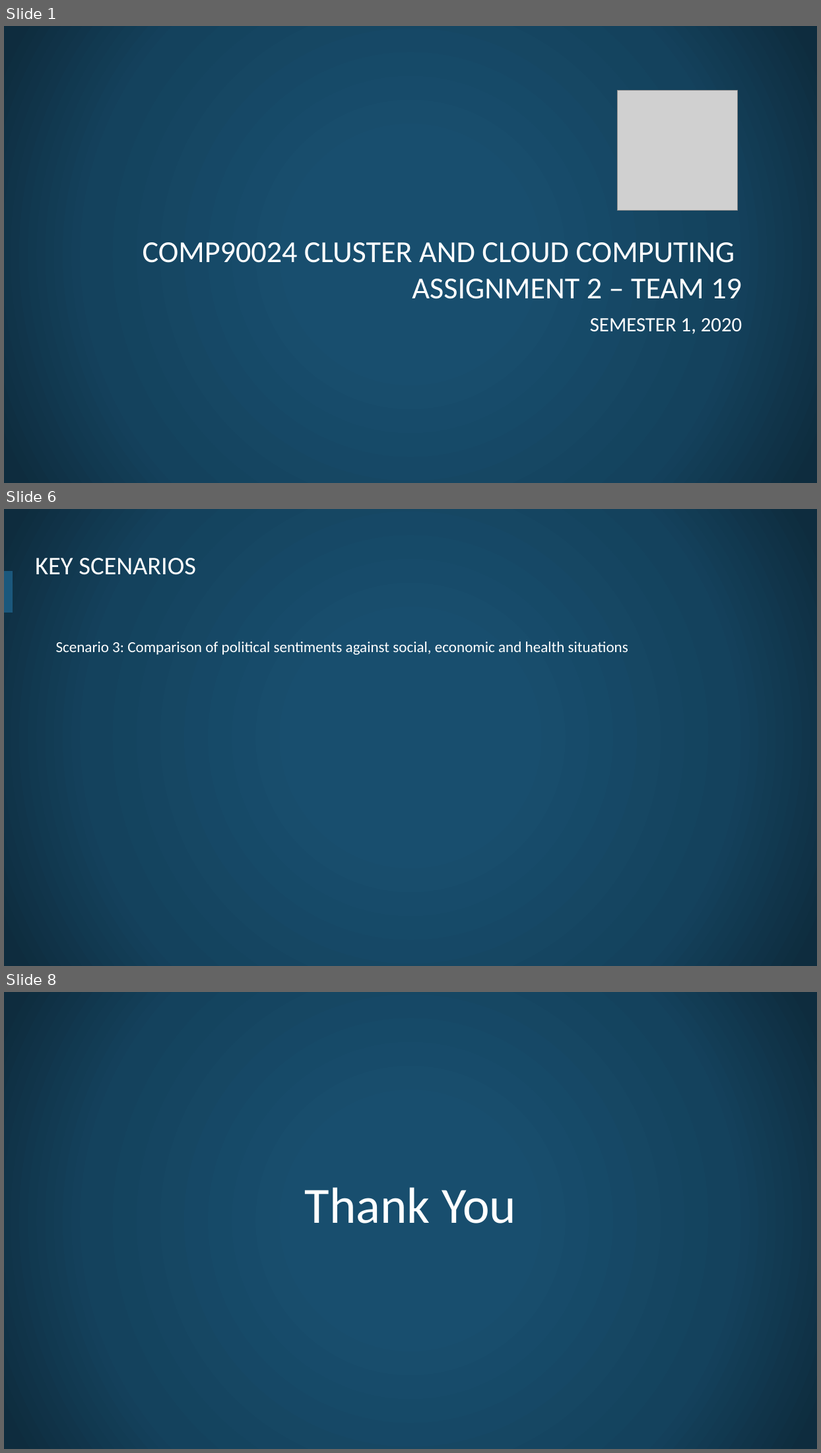
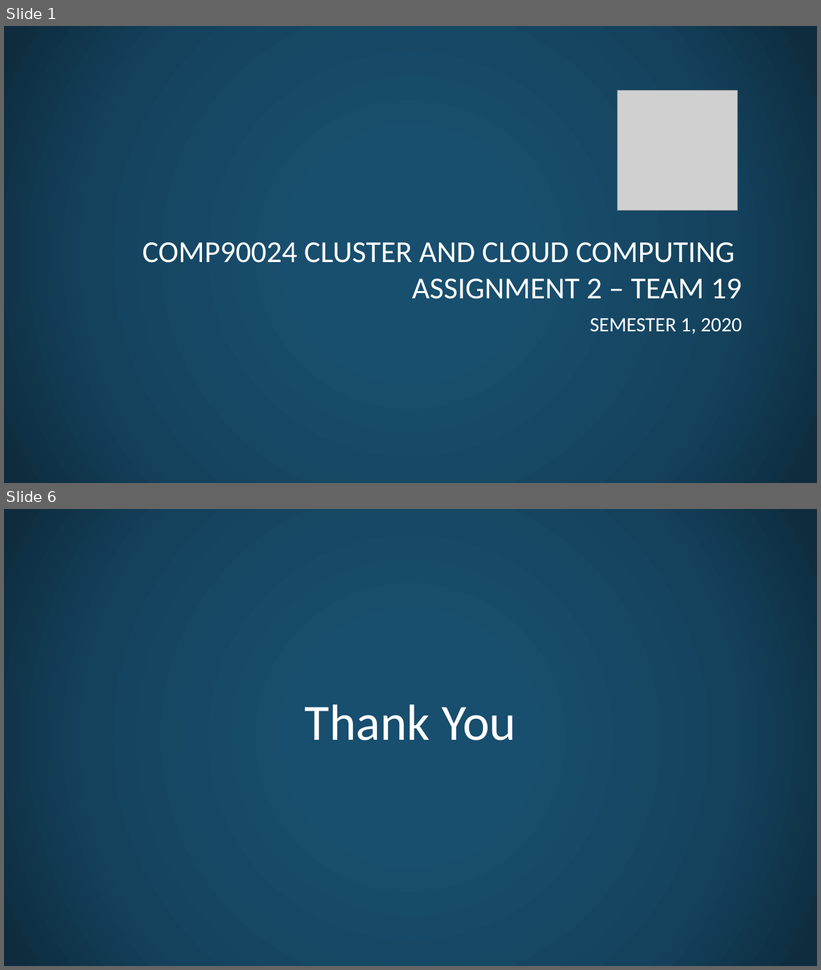
Before and after one commit to COMP90024-students/report, a slide deck: Team19_Presentation.pptx. Shown one above the other, each under a label of ours: slides 1, 6 and 8 before the commit, slides 1 and 6 after it; the slides between them are not shown. The pictures are 821x1453 and 821x970 pixels, drawn with LibreOffice and Linux fonts; fonts in the diff are those of the drawing; grey boxes stand for pictures; background and template pictures are left out. Boxes give left, top, right and bottom in pixels: in the first picture for what was removed or moved away, otherwise in the second. Text is boxed around its words. In the diff, an @@ line names an element or a change of style, - is before the commit and + after.

```diff
--- a/Team19_Presentation.pptx
+++ b/Team19_Presentation.pptx
@@ slide 6 removed at [4, 509, 817, 966], background picture (left out) @@
@@ title removed at [35, 558, 196, 575] @@
-KEY SCENARIOS
@@ line removed from (8, 609) to (8, 575) @@
@@ text removed at [56, 642, 628, 655] @@
-Scenario 3: Comparison of political sentiments against social, economic and health situations
@@ what was slide 8 is now slide 6 @@
```
Also in this commit, not shown: 3 slides changed, 1 slide added, 2 other slides removed, 2 other files.
